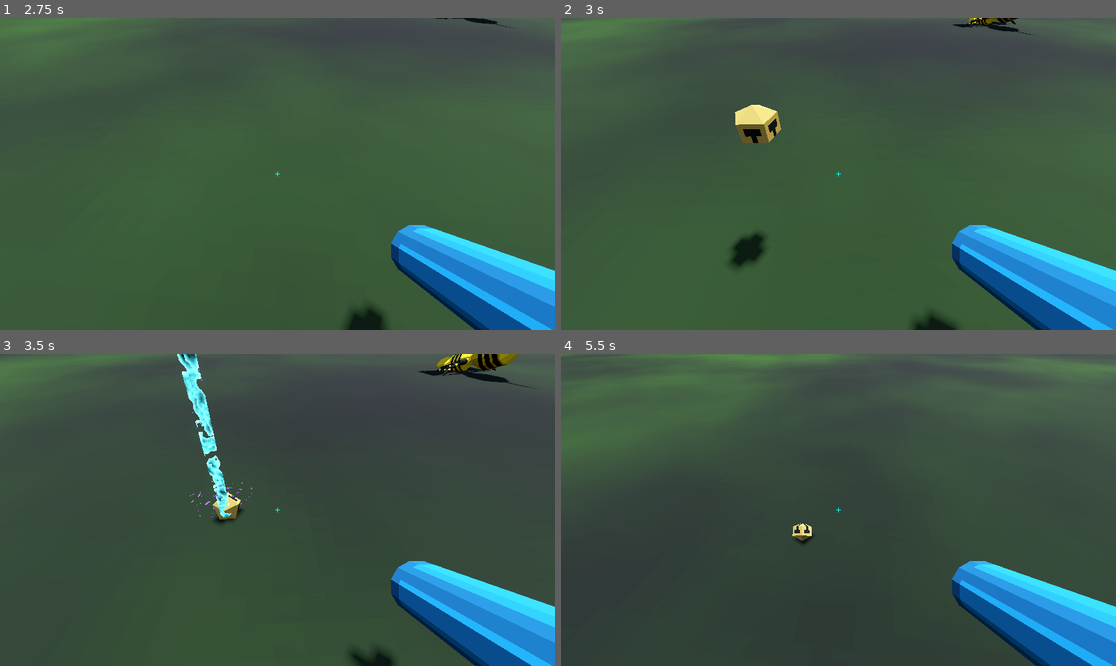
Above: before the commit, frames 1-4 (two rows, left to right).
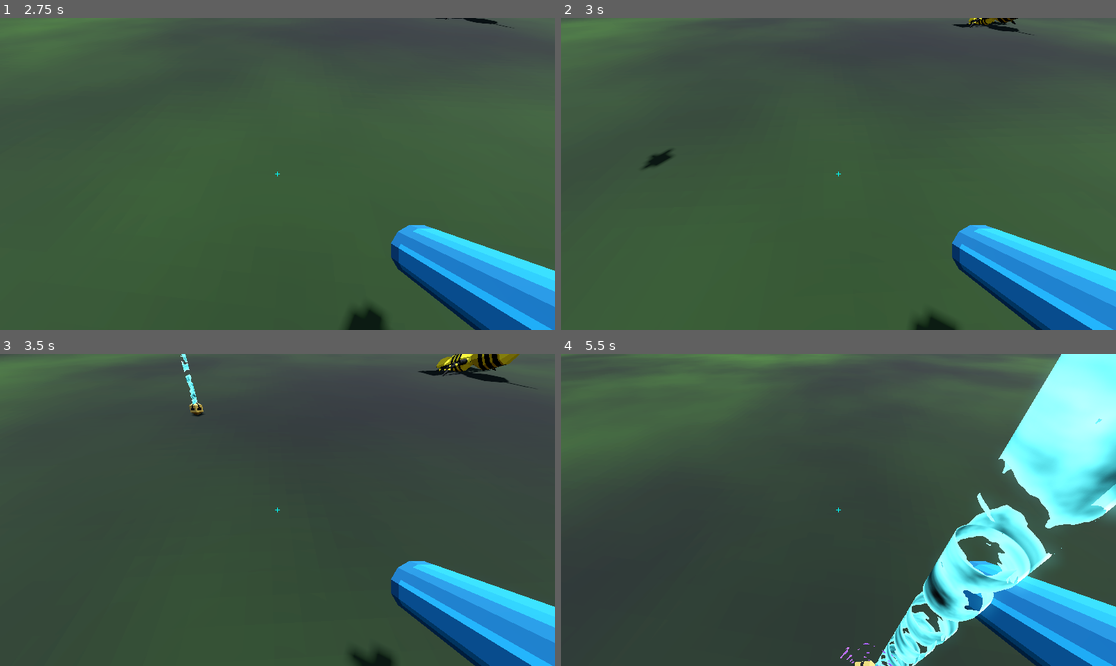
Above: after the commit, the same moments.

Repository: partkyle/bellhivers
Game: Godot game, scene res://scenes/main.tscn
The game is run twice, just before and just after one commit, with the same random seed, the same clock (stepped at 60 frames per second) and the same inputs.
Inputs (mouse positions are in pixels of both pictures, inside the frame that each line leads up to):
- Up to frame 1 (2.75 s): click "start game" at 0.5 s; tap Enter at 1.25 s; move the mouse to (305, 174) at 1.27 s; press the mouse at (305, 174) at 1.28 s; hold W (move_up) from 1.28 s (still down); tap Space (jump) at 1.52, 2.27 s; move the mouse to (249, 174) at 2.02 s; release the mouse at (249, 174) at 2.03 s; tap G (grenade, bound only after the commit) at 2.1 s
- Up to frame 2 (3 s): keep holding W (move_up); move the mouse to (849, 167) at 2.77 s; tap 1 (grenade, bound only before the commit) at 2.85 s
- Up to frame 3 (3.5 s): keep holding W (move_up)
- Up to frame 4 (5.5 s): keep holding W (move_up); move the mouse to (832, 516) at 3.52 s; click (832, 516) at 3.6 s; tap Space (jump) at 3.77, 4.52, 5.27 s; move the mouse to (877, 513) at 4.27 s; tap G (grenade, bound only after the commit) at 4.35 s; move the mouse to (794, 506) at 5.02 s; tap 1 (grenade, bound only before the commit) at 5.1 s

Frame 1 is identical in both runs. In frame 2, 1.5% of the frame differs, in the area x 14-40%, y 27-81%; in frame 3, 1.4%; in frame 4, 14%, in the area x 41-100%, y 0-100%.

Commit message:
add shortcuts to main menu

Diff:
--- a/project.godot
+++ b/project.godot
@@ -61,12 +61,28 @@
 }
 grenade={
 "deadzone": 0.5,
-"events": [Object(InputEventKey,"resource_local_to_scene":false,"resource_name":"","device":-1,"window_id":0,"alt_pressed":false,"shift_pressed":false,"ctrl_pressed":false,"meta_pressed":false,"pressed":false,"keycode":0,"physical_keycode":49,"key_label":0,"unicode":49,"echo":false,"script":null)
+"events": [Object(InputEventKey,"resource_local_to_scene":false,"resource_name":"","device":-1,"window_id":0,"alt_pressed":false,"shift_pressed":false,"ctrl_pressed":false,"meta_pressed":false,"pressed":false,"keycode":0,"physical_keycode":71,"key_label":0,"unicode":103,"echo":false,"script":null)
 ]
 }
 jump={
 "deadzone": 0.5,
 "events": [Object(InputEventKey,"resource_local_to_scene":false,"resource_name":"","device":-1,"window_id":0,"alt_pressed":false,"shift_pressed":false,"ctrl_pressed":false,"meta_pressed":false,"pressed":false,"keycode":0,"physical_keycode":32,"key_label":0,"unicode":32,"echo":false,"script":null)
+]
+}
+new_game={
+"deadzone": 0.5,
+"events": [Object(InputEventKey,"resource_local_to_scene":false,"resource_name":"","device":-1,"window_id":0,"alt_pressed":false,"shift_pressed":false,"ctrl_pressed":false,"meta_pressed":false,"pressed":false,"keycode":0,"physical_keycode":32,"key_label":0,"unicode":32,"echo":false,"script":null)
+, Object(InputEventKey,"resource_local_to_scene":false,"resource_name":"","device":-1,"window_id":0,"alt_pressed":false,"shift_pressed":false,"ctrl_pressed":false,"meta_pressed":false,"pressed":false,"keycode":0,"physical_keycode":4194309,"key_label":0,"unicode":0,"echo":false,"script":null)
+]
+}
+quit_from_menu={
+"deadzone": 0.5,
+"events": [Object(InputEventKey,"resource_local_to_scene":false,"resource_name":"","device":-1,"window_id":0,"alt_pressed":false,"shift_pressed":false,"ctrl_pressed":false,"meta_pressed":false,"pressed":false,"keycode":0,"physical_keycode":81,"key_label":0,"unicode":113,"echo":false,"script":null)
+]
+}
+main_menu={
+"deadzone": 0.5,
+"events": [Object(InputEventKey,"resource_local_to_scene":false,"resource_name":"","device":-1,"window_id":0,"alt_pressed":false,"shift_pressed":false,"ctrl_pressed":false,"meta_pressed":false,"pressed":false,"keycode":0,"physical_keycode":4194305,"key_label":0,"unicode":0,"echo":false,"script":null)
 ]
 }
 
--- a/ui/game_over_screen.tscn
+++ b/ui/game_over_screen.tscn
@@ -1,7 +1,19 @@
-[gd_scene load_steps=3 format=3 uid="uid://dnhspfffl8e4v"]
+[gd_scene load_steps=7 format=3 uid="uid://dnhspfffl8e4v"]
 
 [ext_resource type="Theme" uid="uid://ime6wnkxuqh0" path="res://ui/ui_theme.tres" id="1_fvprn"]
 [ext_resource type="Script" path="res://ui/game_over_screen.gd" id="2_pn3t5"]
+
+[sub_resource type="InputEventAction" id="InputEventAction_8fijl"]
+action = &"main_menu"
+
+[sub_resource type="Shortcut" id="Shortcut_tjvan"]
+events = [SubResource("InputEventAction_8fijl")]
+
+[sub_resource type="InputEventAction" id="InputEventAction_6a8dl"]
+action = &"new_game"
+
+[sub_resource type="Shortcut" id="Shortcut_m6oqf"]
+events = [SubResource("InputEventAction_6a8dl")]
 
 [node name="GameOverScreen" type="Control"]
 layout_mode = 3
@@ -68,6 +80,7 @@
 
 [node name="MainMenuButton" type="Button" parent="ColorRect/Buttons"]
 layout_mode = 2
+shortcut = SubResource("Shortcut_tjvan")
 text = "main menu"
 
 [node name="Spacer" type="Control" parent="ColorRect/Buttons"]
@@ -76,6 +89,7 @@
 
 [node name="HiveAgainButton" type="Button" parent="ColorRect/Buttons"]
 layout_mode = 2
+shortcut = SubResource("Shortcut_m6oqf")
 text = "hive again"
 
 [connection signal="pressed" from="ColorRect/Buttons/MainMenuButton" to="." method="_on_main_menu_button_pressed"]
--- a/ui/main_menu.gd
+++ b/ui/main_menu.gd
@@ -12,6 +12,5 @@
 	EventBus.game_started.emit()
 	hide()
 
-
 func _on_exit_pressed():
 	get_tree().quit()
--- a/ui/main_menu.tscn
+++ b/ui/main_menu.tscn
@@ -1,7 +1,20 @@
-[gd_scene load_steps=3 format=3 uid="uid://bqtiy8waxdbyq"]
+[gd_scene load_steps=7 format=3 uid="uid://bqtiy8waxdbyq"]
 
 [ext_resource type="Theme" uid="uid://ime6wnkxuqh0" path="res://ui/ui_theme.tres" id="1_0f1qq"]
 [ext_resource type="Script" path="res://ui/main_menu.gd" id="1_48c5t"]
+
+[sub_resource type="InputEventAction" id="InputEventAction_dxhg3"]
+action = &"new_game"
+pressed = true
+
+[sub_resource type="Shortcut" id="Shortcut_hsfr6"]
+events = [SubResource("InputEventAction_dxhg3")]
+
+[sub_resource type="InputEventAction" id="InputEventAction_x3qmg"]
+action = &"quit_from_menu"
+
+[sub_resource type="Shortcut" id="Shortcut_1hr3v"]
+events = [SubResource("InputEventAction_x3qmg")]
 
 [node name="MainMenu" type="Control"]
 layout_mode = 3
@@ -54,6 +67,7 @@
 
 [node name="StartGameButton" type="Button" parent="ColorRect/Buttons"]
 layout_mode = 2
+shortcut = SubResource("Shortcut_hsfr6")
 text = "start game"
 
 [node name="Spacer" type="Control" parent="ColorRect/Buttons"]
@@ -62,6 +76,7 @@
 
 [node name="Exit" type="Button" parent="ColorRect/Buttons"]
 layout_mode = 2
+shortcut = SubResource("Shortcut_1hr3v")
 text = "exit"
 
 [connection signal="pressed" from="ColorRect/Buttons/StartGameButton" to="." method="_on_start_game_button_pressed"]
--- a/ui/mouse_handler.gd
+++ b/ui/mouse_handler.gd
@@ -1,7 +1,6 @@
 extends Node
 
 
-# Called when the node enters the scene tree for the first time.
 func _ready():
 	EventBus.game_started.connect(capture_mouse)
 
